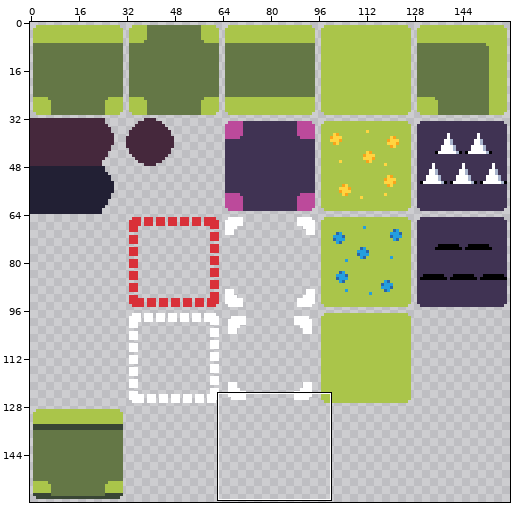
Two versions of one sprite sheet, assets/spritesheet.png. The first picture is a wide view before the edit; the outline marks the close-up.
Close-up. First the earlier version:
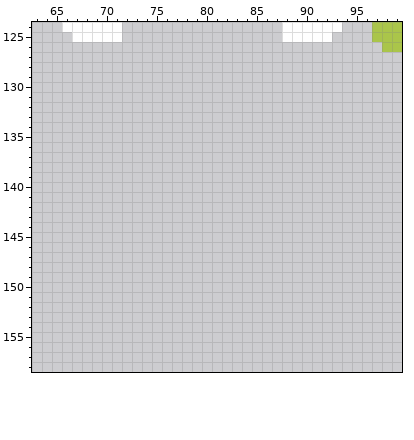
The file is 160x160 pixels. Shown: x 63..99, y 124..158.
New version:
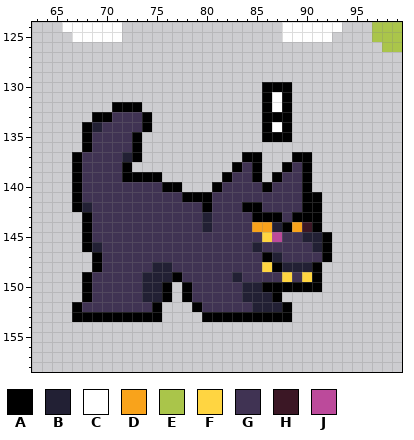
Palette (. is transparent): A #000000  B #222034  C #ffffff  D #f9a31b  E #aac54a  F #ffd541  G #403353  H #3b1725  J #bc4a9b
Difference:
{"y":130,"x":86,"old":"...","new":"AAA"}
{"y":131,"x":86,"old":"...","new":"ACA"}
{"y":132,"x":71,"old":"...","new":"AAA"}
{"y":132,"x":86,"old":"...","new":"ACA"}
{"y":133,"x":69,"old":"......","new":"AAGGGA"}
{"y":133,"x":86,"old":"...","new":"AAA"}
{"y":134,"x":68,"old":".......","new":"ABGGGGA"}
{"y":134,"x":86,"old":"...","new":"ACA"}
{"y":135,"x":68,"old":"......","new":"AGGGGA"}
{"y":135,"x":86,"old":"...","new":"AAA"}
{"y":136,"x":68,"old":"......","new":"AGGGGA"}
{"y":137,"x":67,"old":".......","new":"AGGGGBA"}
{"y":137,"x":84,"old":"..","new":"AA"}
{"y":137,"x":89,"old":"..","new":"AA"}
{"y":138,"x":67,"old":"......","new":"AGGGGA"}
{"y":138,"x":83,"old":"...","new":"AGA"}
{"y":138,"x":88,"old":"...","new":"AGA"}
{"y":139,"x":67,"old":".........","new":"AGGGGAAAA"}
{"y":139,"x":82,"old":"....","new":"AGGA"}
{"y":139,"x":87,"old":"....","new":"AGGA"}
{"y":140,"x":67,"old":"...........","new":"AGGGGGGGGAA"}
{"y":140,"x":81,"old":"..........","new":"AGGGGAGGGA"}
{"y":141,"x":67,"old":".........................","new":"AGGGGGGGGGGAAAGGGGGGGGGAA"}
{"y":142,"x":67,"old":".........................","new":"ABGGGGGGGGGGGAGGGAAGGGGAA"}
{"y":143,"x":68,"old":"........................","new":"AGGGGGGGGGGGBGGGGAAAGAAA"}
{"y":144,"x":68,"old":"........................","new":"AGGGGGGGGGGGBGGGGDDBADHA"}
{"y":145,"x":68,"old":".........................","new":"AGGGGGGGGGGGGGGGGGFJGGBBA"}
{"y":146,"x":68,"old":".........................","new":"ABGGGGGGGGGGGGGGGBGGGGGBA"}
{"y":147,"x":69,"old":"........................","new":"AGGGGGGGGGGGGGGGGABGGGGA"}
{"y":148,"x":69,"old":".......................","new":"AGGGGGBBGGGGGGGGGFABBBA"}
{"y":149,"x":68,"old":"........................","new":"AGGGGGBBBAGGGGGBGGGGFGFA"}
{"y":150,"x":68,"old":".........","new":"AGGGGGBBA"}
{"y":150,"x":78,"old":"..............","new":"AGGGGGBBAAAAAA"}
{"y":151,"x":68,"old":".........","new":"AGGGGGBBA"}
{"y":151,"x":78,"old":"..........","new":"AGGGGGBBBA"}
{"y":152,"x":67,"old":".........","new":"AGGGGGGGA"}
{"y":152,"x":79,"old":"..........","new":"AGGGGGBBBA"}
{"y":153,"x":67,"old":".........","new":"AAAAAAAAA"}
{"y":153,"x":80,"old":".........","new":"AAAAAAAAA"}
{"label":"added","picture_box":[72,82,332,322]}
